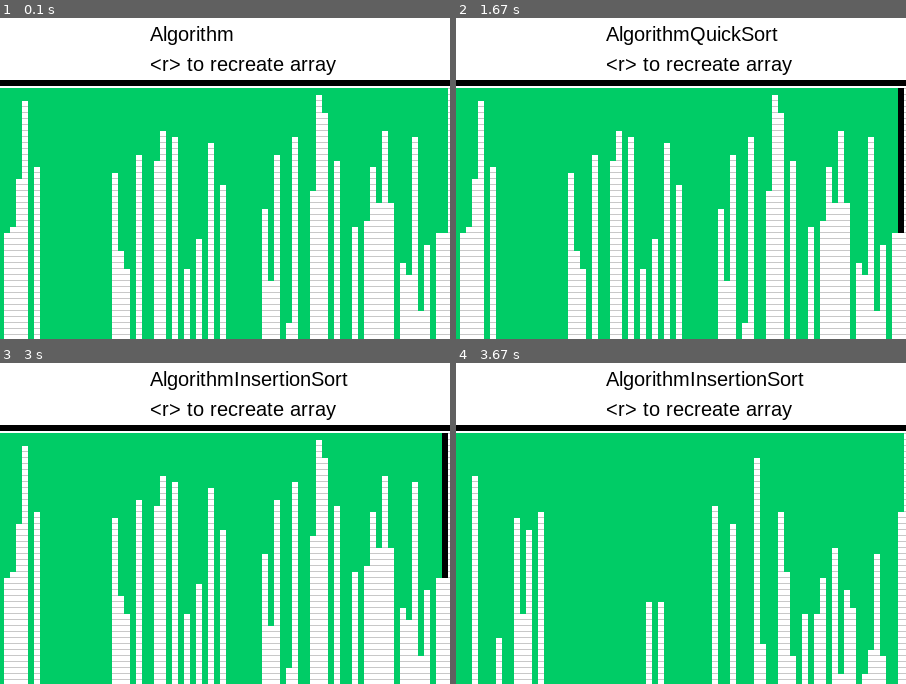
Above: before the commit, frames 1-4 (two rows, left to right).
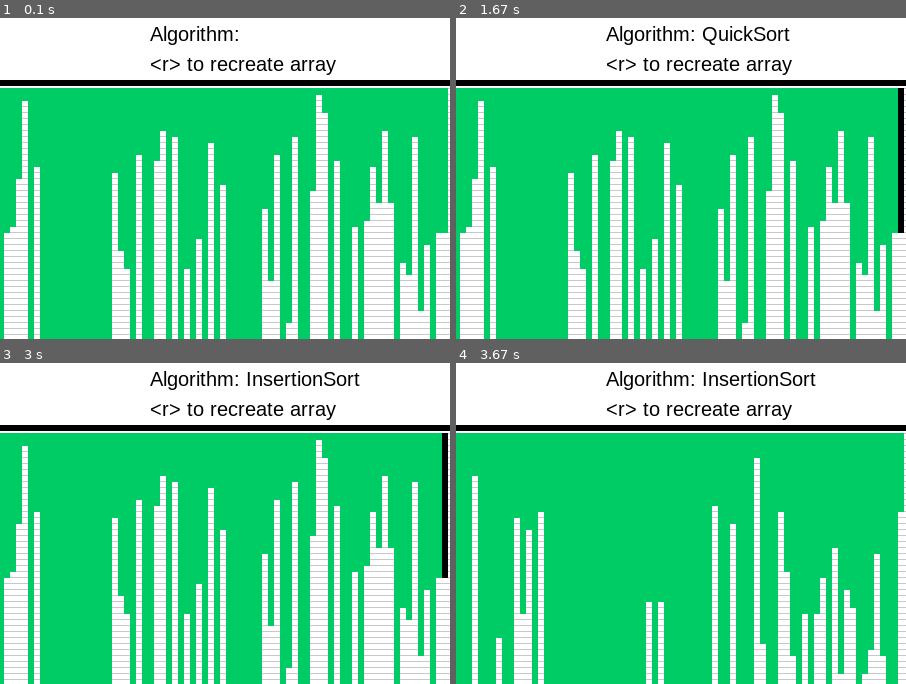
Above: after the commit, the same moments.

Repository: breezekiller789/Sorting_Algorithm_Visualized
Game: pygame game, started from Sorting_Algo_Visualized.py
The game is run twice, just before and just after one commit, with the same random seed, the same clock (stepped at 60 frames per second) and the same inputs.
Inputs:
- Up to frame 1 (0.1 s): no input
- Up to frame 2 (1.67 s): hold M 0.33-0.8 s; tap Space at 0.83, 1.23, 1.53 s; hold Q 1.17-1.63 s
- Up to frame 3 (3 s): hold B 1.67-2.13 s; tap Space at 1.73, 2.03, 2.23, 2.53, 2.73 s; hold S 2.17-2.63 s; hold I from 2.67 s (still down)
- Up to frame 4 (3.67 s): tap Space at 3.03, 3.23, 3.53 s; release I at 3.13 s; hold R 3.17-3.63 s
The pictures show only the part of the screen within x 50-100%, y 4-54%; the shares and areas given below are measured in that part.

The runs differ from the first frame. In frame 1, less than 0.1% of the frame differs, in the area x 52-53%, y 3-8%; in frame 2, 0.6%; in frame 3, 0.7%, in the area x 52-80%, y 2-8%; in frame 4, 0.7%.

Commit message:
organize algorithms

Diff:
--- a/Algorithms.py
+++ b/Algorithms/Algorithms.py
@@ -3,7 +3,9 @@
 
 from PyGameUtils import *
 
+# To end recursion when user wanted to pause the program
 END = -1
+
 
 def QuickSort(p, n):
     if p < n:
--- a/PyGameUtils.py
+++ b/PyGameUtils.py
@@ -61,7 +61,7 @@
     nav5 = fnt1.render("q: QuickSort.", True, (0, 0, 0))
     space_to_stop = fnt1.render("<space> to stop", True, (0, 0, 0))
     recreate = fnt1.render("<r> to recreate array", True, (0, 0, 0))
-    Algo_Info = fnt1.render("Algorithm"+algorithm, True, (0, 0, 0))
+    Algo_Info = fnt1.render("Algorithm: "+algorithm, True, (0, 0, 0))
 
     # 貼上螢幕。
     screen.blit(nav1, (20, 10))
--- a/Sorting_Algo_Visualized.py
+++ b/Sorting_Algo_Visualized.py
@@ -2,8 +2,14 @@
 # -*- coding: utf-8 -*-
 
 import pygame
-import Algorithms
 import PyGameUtils
+from Algorithms.Algorithms import (
+    InsertionSort,
+    SelectionSort,
+    BubbleSort,
+    QuickSort,
+    MergeSort
+)
 
 
 def main():
@@ -17,22 +23,22 @@
                 running = False
             if event.type == pygame.KEYDOWN:
                 if event.key == pygame.K_r:
-                    Algorithms.Generate_Array()
+                    PyGameUtils.Generate_Array()
                 if event.key == pygame.K_m:    # Do merge sort
                     PyGameUtils.algorithm = "MergeSort"
-                    Algorithms.MergeSort(1, PyGameUtils.Array_Size)
+                    MergeSort(1, PyGameUtils.Array_Size)
                 if event.key == pygame.K_b:
                     PyGameUtils.algorithm = "BubbleSort"
-                    Algorithms.BubbleSort()
+                    BubbleSort()
                 if event.key == pygame.K_s:
                     PyGameUtils.algorithm = "SelectionSort"
-                    Algorithms.SelectionSort()
+                    SelectionSort()
                 if event.key == pygame.K_i:
                     PyGameUtils.algorithm = "InsertionSort"
-                    Algorithms.InsertionSort()
+                    InsertionSort()
                 if event.key == pygame.K_q:
                     PyGameUtils.algorithm = "QuickSort"
-                    Algorithms.QuickSort(1, PyGameUtils.Array_Size)
+                    QuickSort(1, PyGameUtils.Array_Size)
 
         if text is not None:
             PyGameUtils.screen.blit(text, (370, 300))
